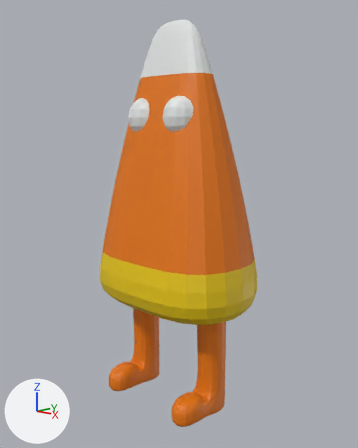
What one commit did to the Blender file Blender/crazycornadvanced.blend.
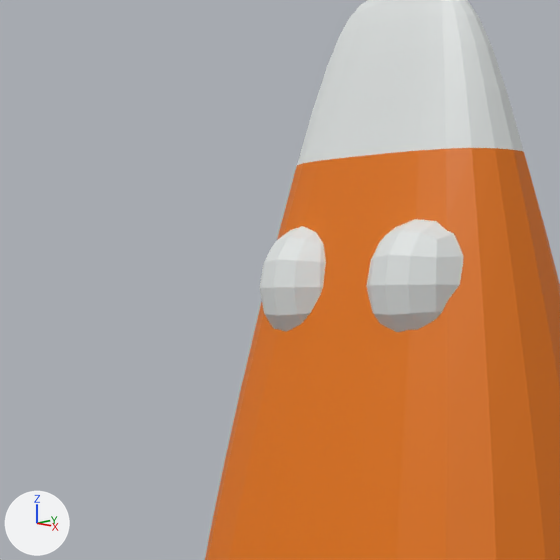
Each version is shown whole from a camera (50 mm lens) standing at (5.07, -4.37, 4.33) and looking at (0.06, 0.98, 2.93), then close up on the part from 13% to 63% of the width and 6% to 46% of the height. The axes (+X, +Y, +Z) are drawn at lower left. The lights are the same throughout.

The older version as bpy lines, for what is in view:
```python
me_cube = bpy.data.meshes.new('Cube')
me_cube.from_pydata(...)  # 111 vertices, 104 faces; spans x -1.44..1.44, y -0.04..1.96, z 0.0..5.84
# faces by material slot: [81, 15, 8]
me_cube.materials.append(mat_material)  # orange #e77700
me_cube.materials.append(mat_material_001)  # white #e3e7e6
me_cube.materials.append(mat_material_002)  # yellow #e7c600
ob_cube = bpy.data.objects.new('Cube', me_cube)
ob_cube.location = (0.0, 0.0, 0.0)
_m = ob_cube.modifiers.new('Subdivision', 'SUBSURF')
```
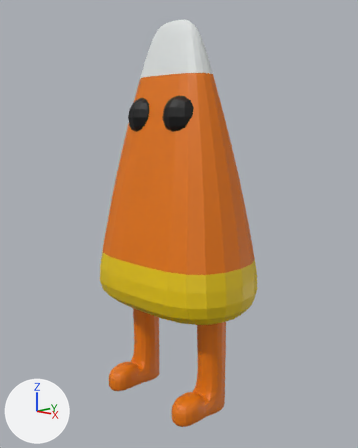
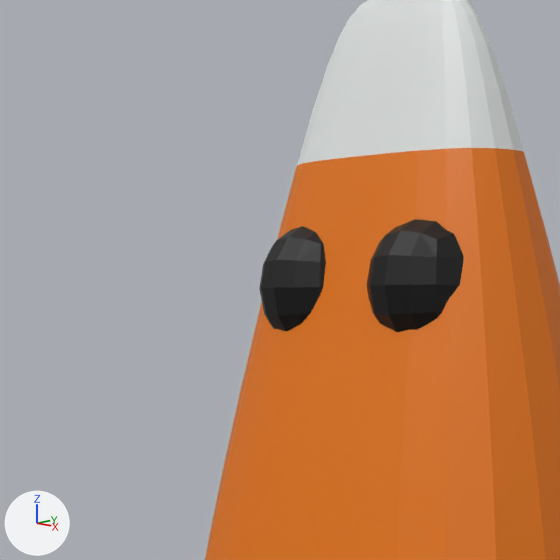
What differs and where, as boxes [x1, y1, x2, y2] in the close-ups (560 x 560 px):
part 1 of me_cube, recoloured (white to black)
    both: [259, 219, 464, 332]

What the commit changed:
Material 'Material.003' (mat_material_003) is new.
Its base color is (0.0, 0.0, 0.0) (black #000000).
me_cube has 111 vertices, 104 faces and spans x -1.44..1.44, y -0.04..1.96, z 0.0..5.84.
me_cube is used by ob_cube; location (0.0, 0.0, 0.0).
me_cube part 1: 7 of the faces centred in x -0.69..0.69, y 0.39..0.8, z 4.49..4.87 switch from mat_material_001 (white #e3e7e6) to mat_material_003 (black #000000).
